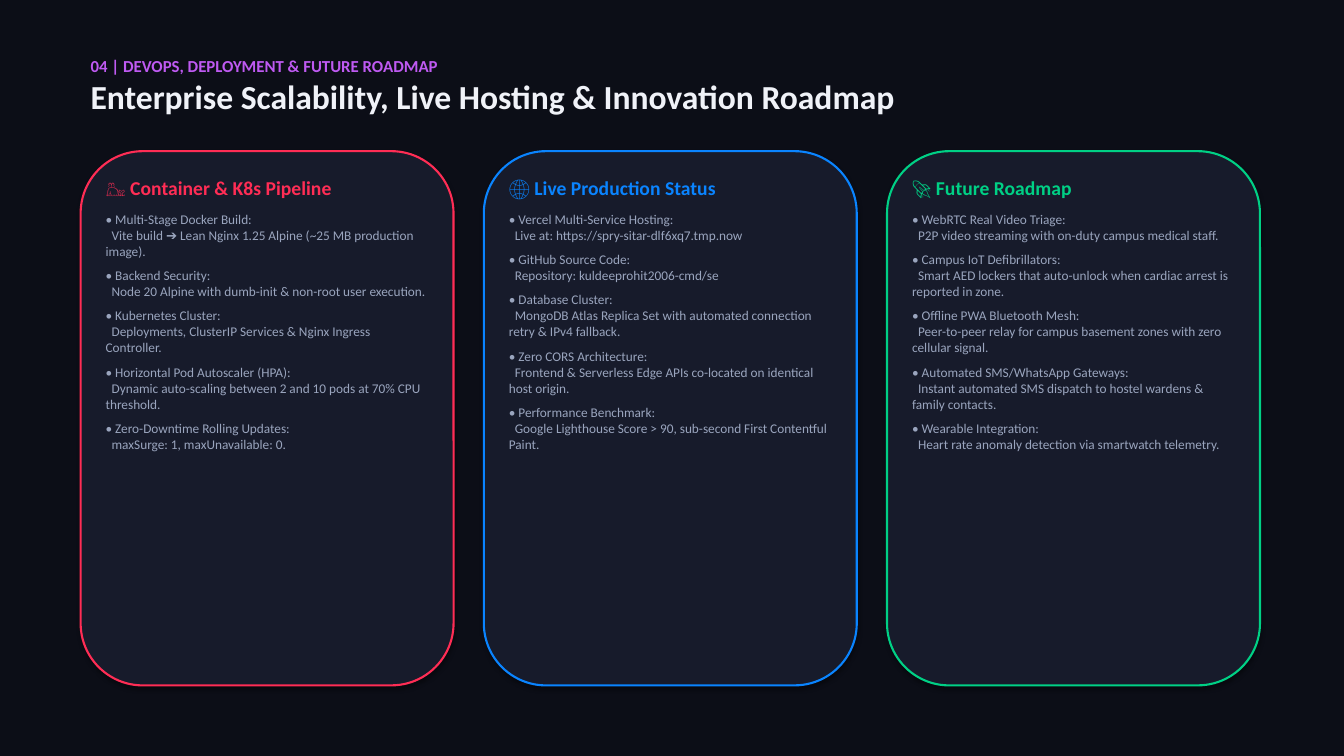
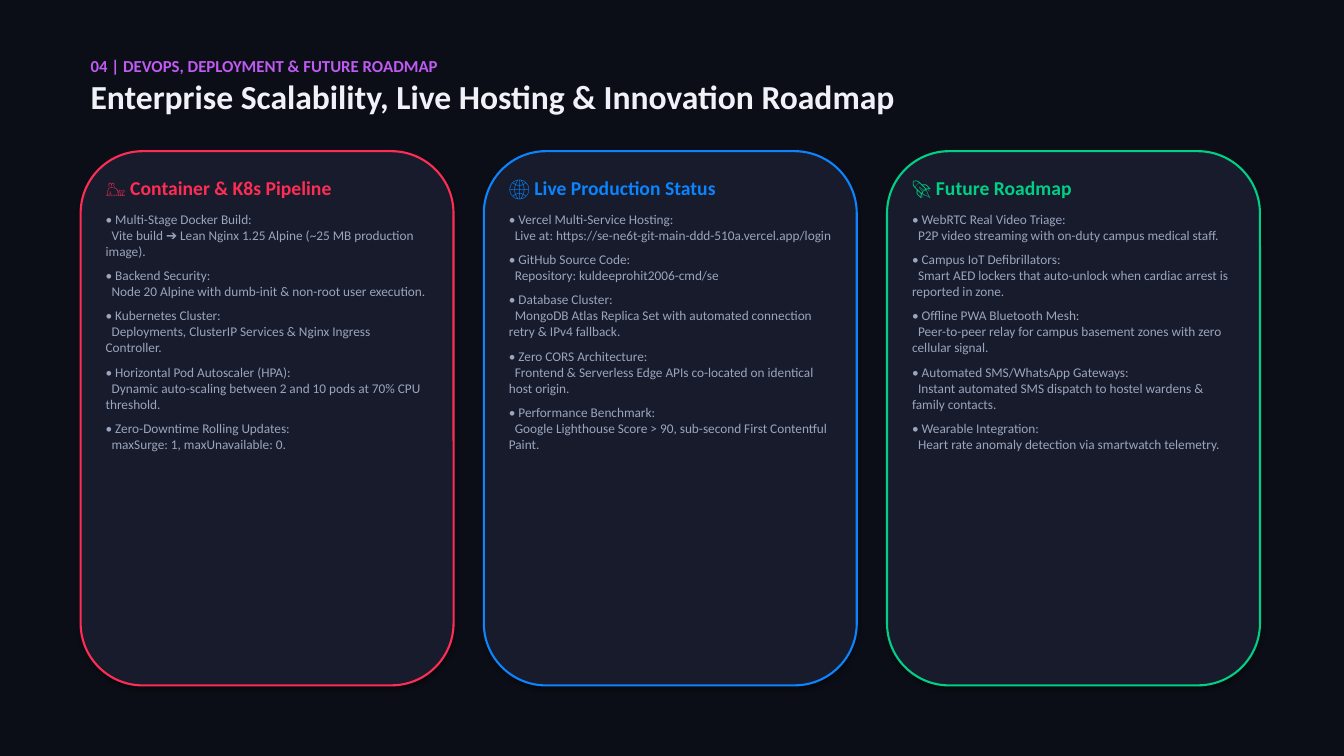
Before and after one commit to kuldeeprohit2006-cmd/se, a slide deck: slide 5 of docs/MediGuard_Software_Engineering_Presentation.pptx. Drawn at 1344x756 pixels with LibreOffice and Linux fonts; fonts in the diff are those of the drawing. Boxes give left, top, right and bottom in pixels: in the first picture for what was removed or moved away, otherwise in the second. Text is boxed around its words. In the diff, an @@ line names an element or a change of style, - is before the commit and + after.

Commit message:
docs: update production deployment URL to official Vercel live link

```diff
--- a/docs/MediGuard_Software_Engineering_Presentation.pptx
+++ b/docs/MediGuard_Software_Engineering_Presentation.pptx
@@ text at box(515, 215, 831, 242): text changed @@
-• Vercel Multi-Service Hosting:
-Live at: https://spry-sitar-dlf6xq7.tmp.now
+• Vercel Multi-Service Hosting:
+Live at: https://se-ne6t-git-main-ddd-510a.vercel.app/login
```
Also in this commit, not shown: 1 other slide changed, 8 other files.
